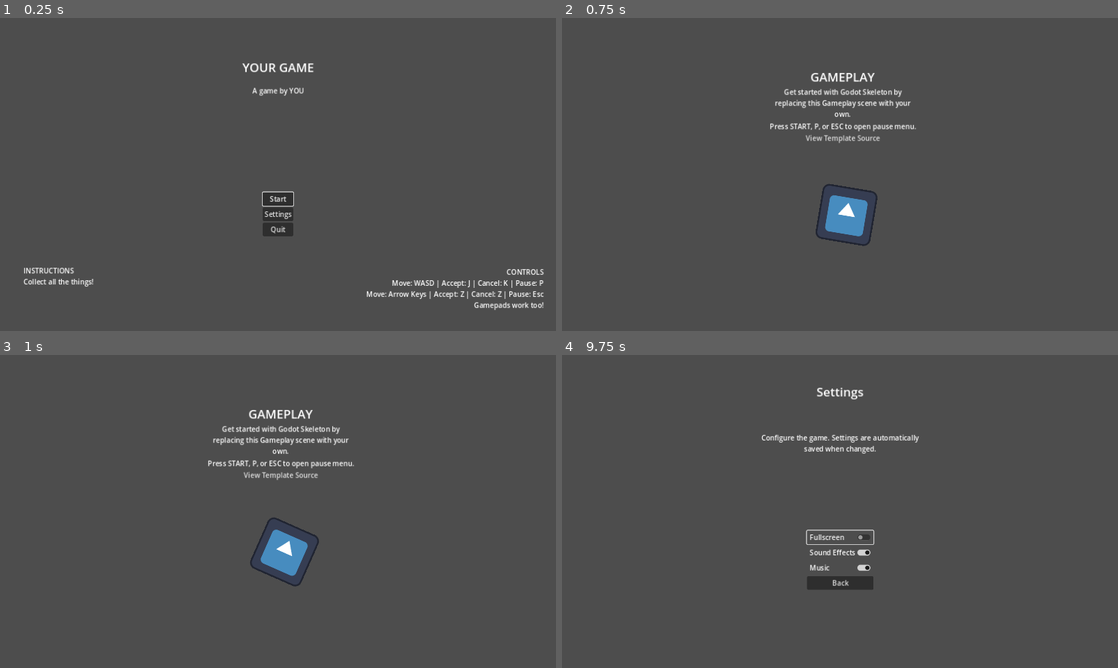
Above: before the commit, frames 1-4 (two rows, left to right).
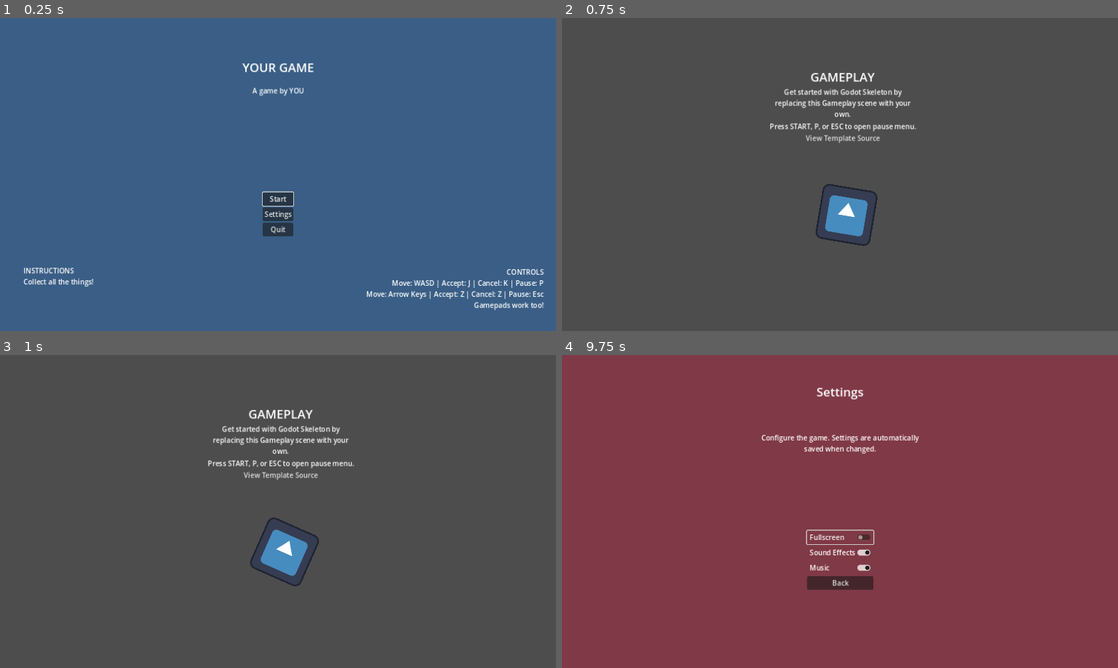
Above: after the commit, the same moments.

Repository: brettchalupa/godot_skeleton
Game: Godot game, scene res://main_menu/main_menu.tscn
Two runs of this game, one before a commit and one after it. Both use one fixed random seed, a clock stepped at 60 frames per second and the inputs below. The engine's default icon, where the game draws it, is replaced by a stand-in: a white triangle on a blue panel in a dark square.
Inputs:
- Up to frame 1 (0.25 s): no input
- Up to frame 2 (0.75 s): click "Start" at 0.5 s
- Up to frame 3 (1 s): no input
- Up to frame 4 (9.75 s): tap Enter (ui_accept) at 1.25, 1.52, 2, 2.27, 2.75, 4.25, 4.52, 5, 5.27, 5.75, 6.02, 7.52, 9.02 s; click "Start" at 3.5 s; click "Start" at 8 s; click "Settings" at 9.5 s

The runs differ from the first frame. In frame 1, 99% of the frame differs, in the area x 0-100%, y 0-100%; in frame 2, nothing differs; in frame 3, nothing differs; in frame 4, 99%.

Commit message:
chore: add bg to most scenes
just looks nice!

Diff:
--- a/main_menu/main_menu.tscn
+++ b/main_menu/main_menu.tscn
@@ -11,6 +11,14 @@
 anchor_bottom = 1.0
 grow_horizontal = 2
 grow_vertical = 2
+
+[node name="BG" type="ColorRect" parent="."]
+layout_mode = 0
+offset_left = -34.0
+offset_top = -28.0
+offset_right = 1318.0
+offset_bottom = 758.0
+color = Color(0.227451, 0.368627, 0.521569, 1)
 
 [node name="Title" type="Label" parent="."]
 layout_mode = 1
--- a/settings/settings.tscn
+++ b/settings/settings.tscn
@@ -13,6 +13,14 @@
 anchor_bottom = 1.0
 grow_horizontal = 2
 grow_vertical = 2
+
+[node name="BG" type="ColorRect" parent="."]
+layout_mode = 0
+offset_left = -27.0
+offset_top = -25.0
+offset_right = 1300.0
+offset_bottom = 743.0
+color = Color(0.501961, 0.223529, 0.27451, 1)
 
 [node name="Title" type="Label" parent="."]
 layout_mode = 1
